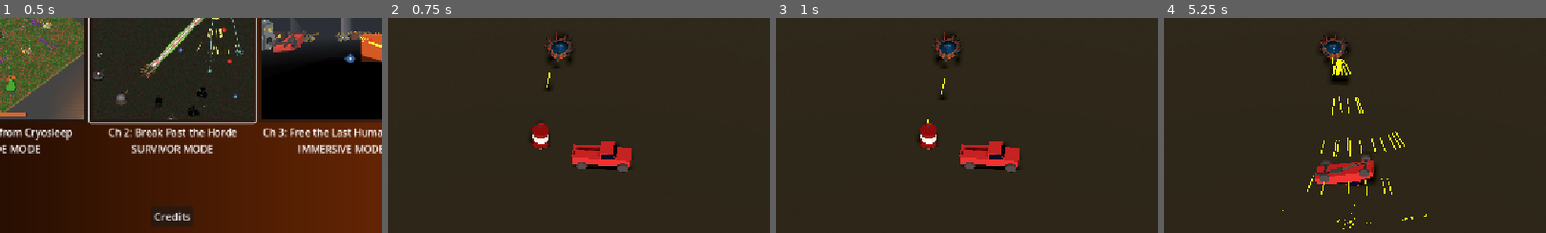
Above: before the commit, frames 1-4 (left to right).
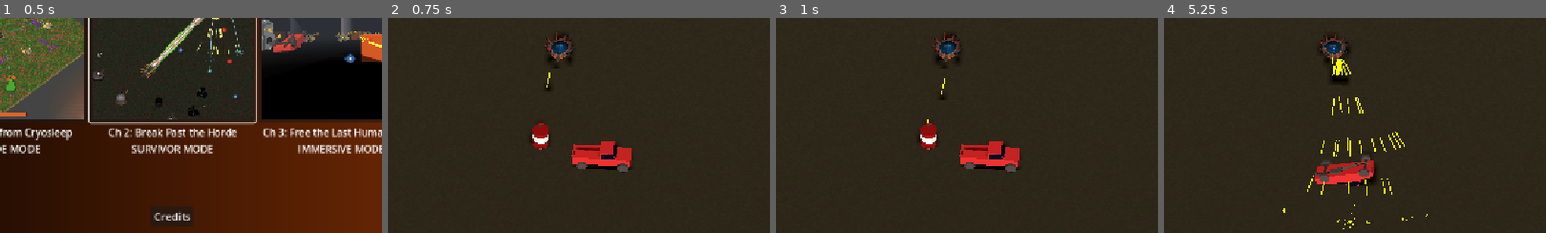
Above: after the commit, the same moments.

Repository: Gamkedo/terminus-2k28
Game: Godot game, scene res://level_menu.tscn
Same seed, same stepped clock (60 frames per second), same inputs: the game is played once before the commit and once after it.
Inputs (mouse positions are % of the whole screen's width and height, from its top left):
- Up to frame 1 (0.5 s): no input
- Up to frame 2 (0.75 s): click (50, 46) at 0.5 s
- Up to frame 3 (1 s): no input
- Up to frame 4 (5.25 s): move the mouse to (72, 45) at 1.27 s; press the mouse at (72, 45) at 1.28 s; hold D (walk_right) 1.28-2 s; release the mouse at (72, 45) at 2 s; drag from (30, 55) to (45, 70) at 2.02 s; move the mouse to (60, 28) at 2.77 s; hold D (walk_right) 2.78-3.5 s; hold 0 (weapon0) 2.78-3.5 s; drag from (45, 70) to (20, 35) at 3.52 s; move the mouse to (80, 65) at 4.27 s; hold A (walk_left) 4.28-5 s; hold 2 (weapon2) 4.28-5 s; drag from (20, 35) to (35, 25) at 5.02 s
The pictures show only the part of the screen within x 28-78%, y 41-91%; the shares and areas given below are measured in that part.

Frame 1 is identical in both runs. In frame 4, less than 0.1% of the frame differs, in the area x 31-69%, y 88-96%.

Commit message:
Rescue sound hooked up, fixed ground triplaner scale

Diff:
--- a/Scenes - Levels/areaSurvivor.tscn
+++ b/Scenes - Levels/areaSurvivor.tscn
@@ -28,7 +28,7 @@
 [sub_resource type="StandardMaterial3D" id="StandardMaterial3D_42ddl"]
 albedo_color = Color(0.57, 0.57, 0.57, 1)
 albedo_texture = ExtResource("1_hcq85")
-uv1_scale = Vector3(0.1, 0.1, 0.1)
+uv1_scale = Vector3(0.02, 0.02, 0.02)
 uv1_triplanar = true
 uv1_world_triplanar = true
 
@@ -96,9 +96,12 @@
 tracks/2/interp = 1
 tracks/2/loop_wrap = true
 tracks/2/keys = {
-"times": PackedFloat32Array(5.8),
-"transitions": PackedFloat32Array(1),
+"times": PackedFloat32Array(1.5, 5.8),
+"transitions": PackedFloat32Array(1, 1),
 "values": [{
+"args": [],
+"method": &"start_rescue_sound"
+}, {
 "args": [],
 "method": &"back_to_menu"
 }]
--- a/Scripts/gameplay/world/survivor_countdown.gd
+++ b/Scripts/gameplay/world/survivor_countdown.gd
@@ -11,6 +11,9 @@
 
 func _ready():
 	timer.start()
+
+func start_rescue_sound():
+	AudioStreamManager.play_sfx("res://Sound Effects/Spaceship/spaceship_flyby.wav", AudioStreamManager.PlaybackMode.STANDARD)
 
 # should probably handle more gracefully (game over?) but in the meantime can't trap testers
 func back_to_menu():
